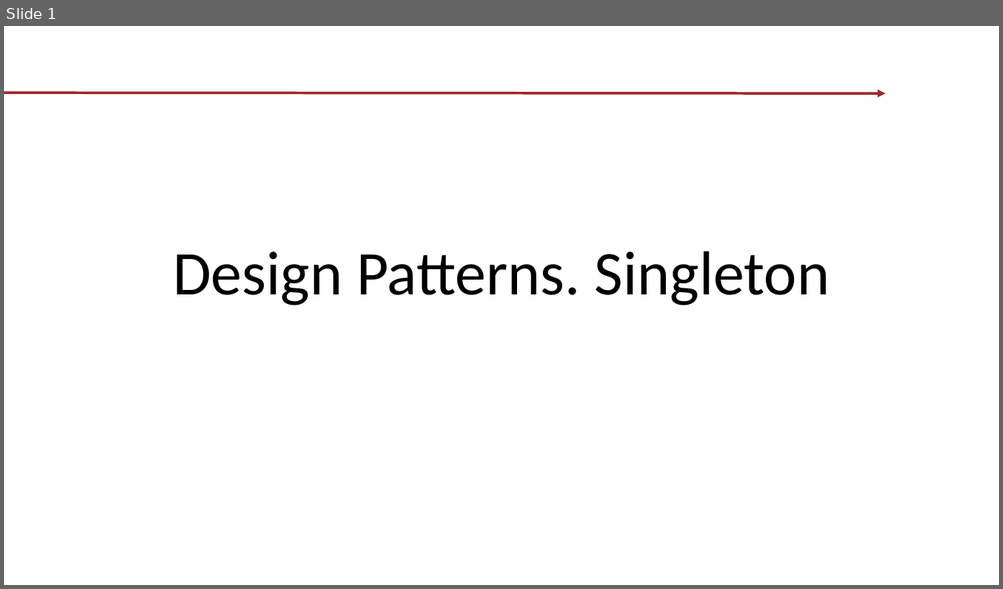
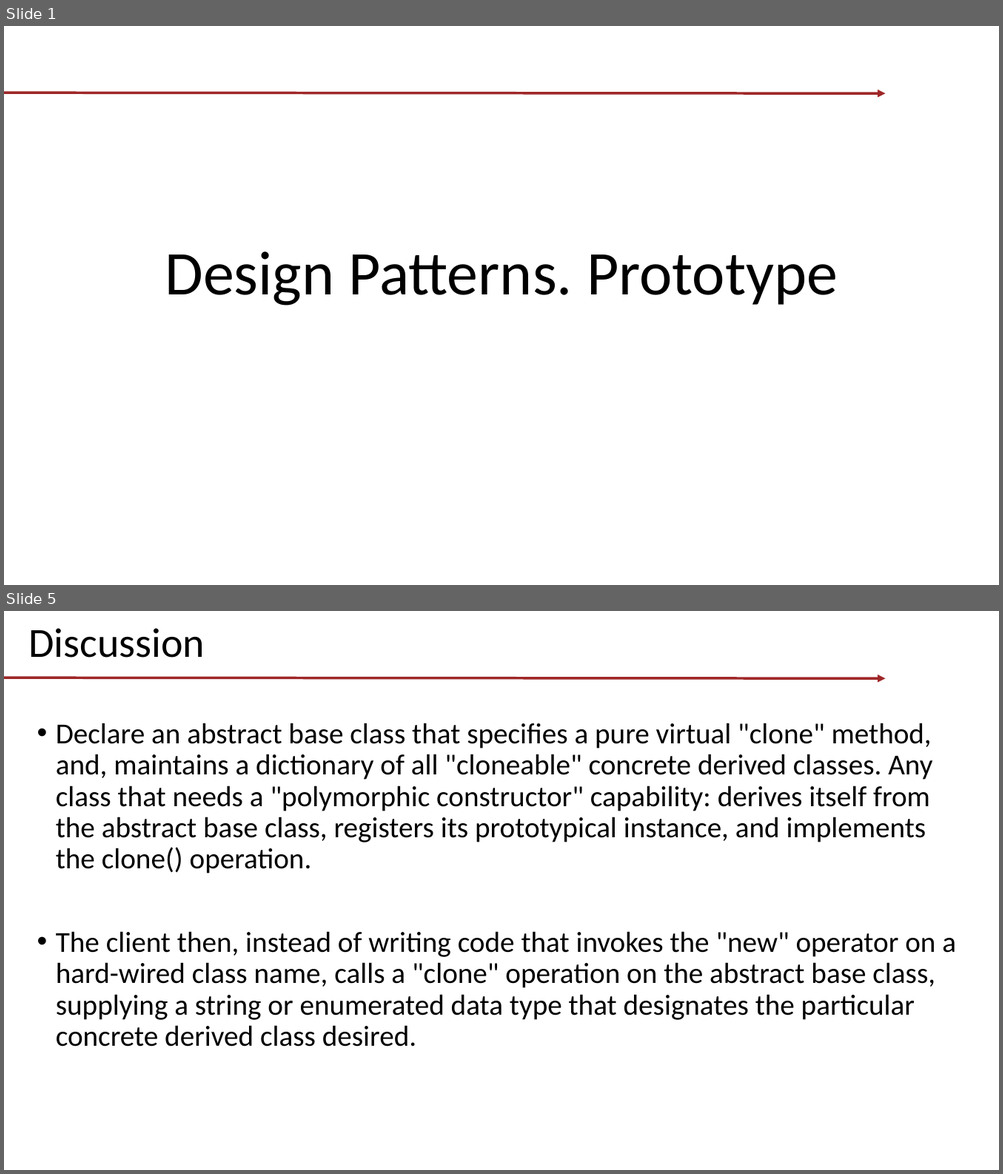
Before and after one commit to tishyk/codespacedirstructure, a slide deck: T1. Design Patterns/Prototype/Demo.pptx. Shown one above the other, each under a label of ours: slide 1 before the commit, slides 1 and 5 after it; the slides between them are not shown. The pictures are 1003x589 and 1003x1174 pixels, drawn with LibreOffice and Linux fonts; fonts in the diff are those of the drawing; background and template pictures are left out. Boxes give left, top, right and bottom in pixels: in the first picture for what was removed or moved away, otherwise in the second. Text is boxed around its words. In the diff, an @@ line names an element or a change of style, - is before the commit and + after.

Commit message:
T1. Patterns. part2

```diff
--- a/T1. Design Patterns/Prototype/Demo.pptx
+++ b/T1. Design Patterns/Prototype/Demo.pptx
@@ slide 5 added at <box>4,611,999,1170</box>, background picture (left out); not listed: 1 template element that a slide beside it also shows @@
@@ title added at <box>29,628,205,658</box>, 40 pt, text #000000 @@
+Discussion
@@ text added at <box>56,723,956,1047</box>, 28 pt, text #000000 @@
+• Declare an abstract base class that specifies a pure virtual "clone" method, and, maintains a dictionary of all "cloneable" concrete derived classes. Any class that needs a "polymorphic constructor" capability: derives itself from the abstract base class, registers its prototypical instance, and implements the clone() operation.
+• The client then, instead of writing code that invokes the "new" operator on a hard-wired class name, calls a "clone" operation on the abstract base class, supplying a string or enumerated data type that designates the particular concrete derived class desired.
@@ slide 1 changed as well @@
@@ title at <box>165,252,837,306</box>: text changed @@
-Design Patterns. Singleton
+Design Patterns. Prototype
```
Also in this commit, not shown: 1 other slide changed, 8 other slides added, 19 other files.
